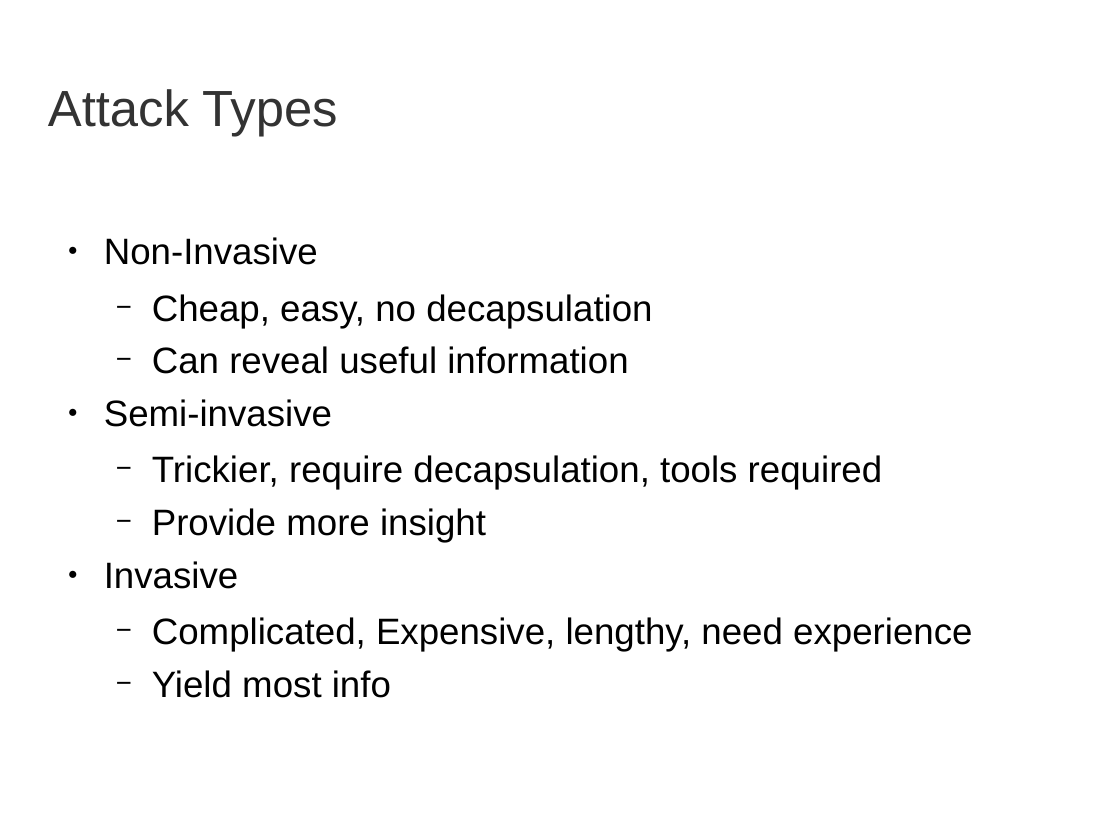
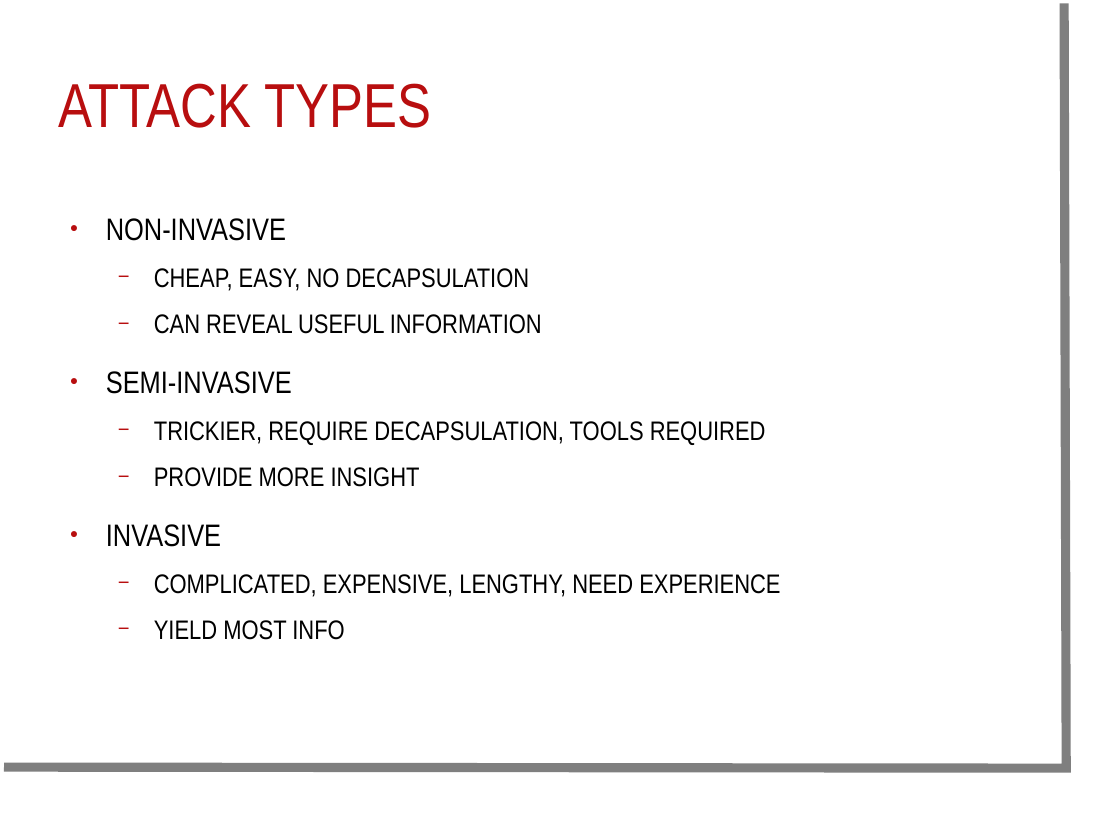
Before and after one commit to dperezmavro/irp, a slide deck: slide 3 of presentation/presentation.ppt. Drawn at 1120x840 pixels with LibreOffice and Linux fonts; fonts in the diff are those of the drawing; background and template pictures are left out. Boxes give left, top, right and bottom in pixels: in the first picture for what was removed or moved away, otherwise in the second. Text is boxed around its words. In the diff, an @@ line names an element or a change of style, - is before the commit and + after.

```diff
--- a/presentation/presentation.ppt
+++ b/presentation/presentation.ppt
@@ freeform shape added at (x1=4, y1=3, x2=1067, y2=768), outline #7F7F7F 6.49 pt @@
@@ title at (x1=58, y1=83, x2=432, y2=128): text changed; size 36 to 44 pt; font Arial to Arial Narrow; text colour #333333 to #B80E0F @@
-Attack Types
+ATTACK TYPES
@@ text "NON-INVASIVE" at (x1=106, y1=218, x2=780, y2=640): vertical alignment top to middle @@
@@ text at (x1=106, y1=218, x2=780, y2=640): text changed; size 26 to 19 pt; font Arial to Arial Narrow @@
-● Non-Invasive
-  − Cheap, easy, no decapsulation
-  − Can reveal useful information
-● Semi-invasive
-  − Trickier, require decapsulation, tools required
-  − Provide more insight
-● Invasive
-  − Complicated, Expensive, lengthy, need experience
-  − Yield most info
+● NON-INVASIVE
+  − CHEAP, EASY, NO DECAPSULATION
+  − CAN REVEAL USEFUL INFORMATION
+● SEMI-INVASIVE
+  − TRICKIER, REQUIRE DECAPSULATION, TOOLS REQUIRED
+  − PROVIDE MORE INSIGHT
+● INVASIVE
+  − COMPLICATED, EXPENSIVE, LENGTHY, NEED EXPERIENCE
+  − YIELD MOST INFO
```
Also in this commit, not shown: 3 other slides changed, 1 other file.
